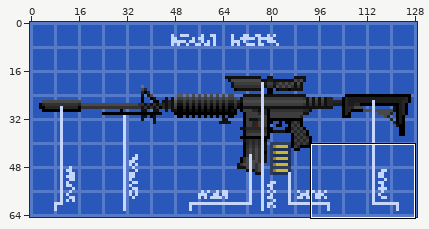
One commit to this sprite sheet: core/src/main/assets/actors/heros/guns/gun_blueprints/assault_rifle.png. Above, an overview of the earlier version with the close-up marked.
Close-up. First the earlier version:
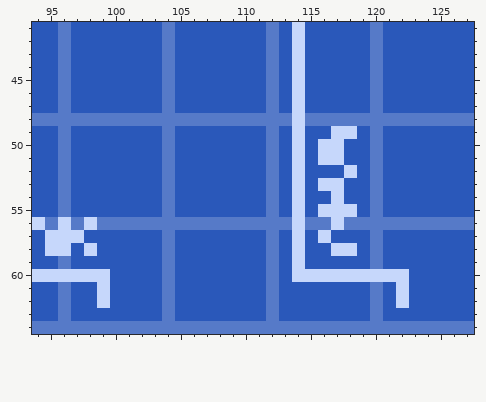
The file is 129x65 pixels. Colours within 5 levels of each other are drawn and written as one. Shown: x 94..127, y 41..64.
Once edited:
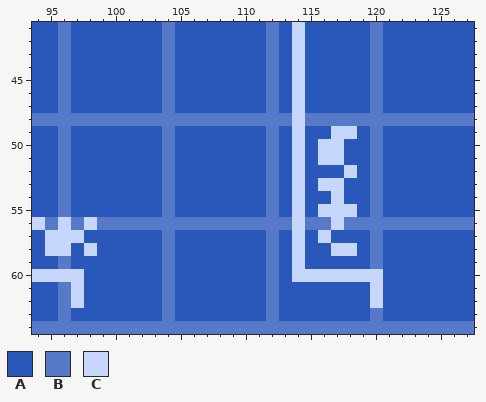
Palette (. is transparent): A #2a58ba  B #567ac8  C #c6d7fb
Log entry: In process backup,updated AssaultRifle for Exusiai,plus some code polishing
Changes in this commit:
@@ x 94..127 @@
 59 AABAAAAAAABAAAAAAABACAAAAABAAAAAAA
-60 CCCCCCAAAABAAAAAAABACCCCCCCCCAAAAA
-61 AABAACAAAABAAAAAAABAAAAAAABACAAAAA
-62 AABAACAAAABAAAAAAABAAAAAAABACAAAAA
+60 CCCCAAAAAABAAAAAAABACCCCCCCAAAAAAA
+61 AABCAAAAAABAAAAAAABAAAAAAACAAAAAAA
+62 AABCAAAAAABAAAAAAABAAAAAAACAAAAAAA
 63 AABAAAAAAABAAAAAAABAAAAAAABAAAAAAA
Where, in picture pixels (left, top, right, bottom), the same in both close-ups:
changed: (71, 269, 110, 308)
changed: (370, 269, 409, 308)
